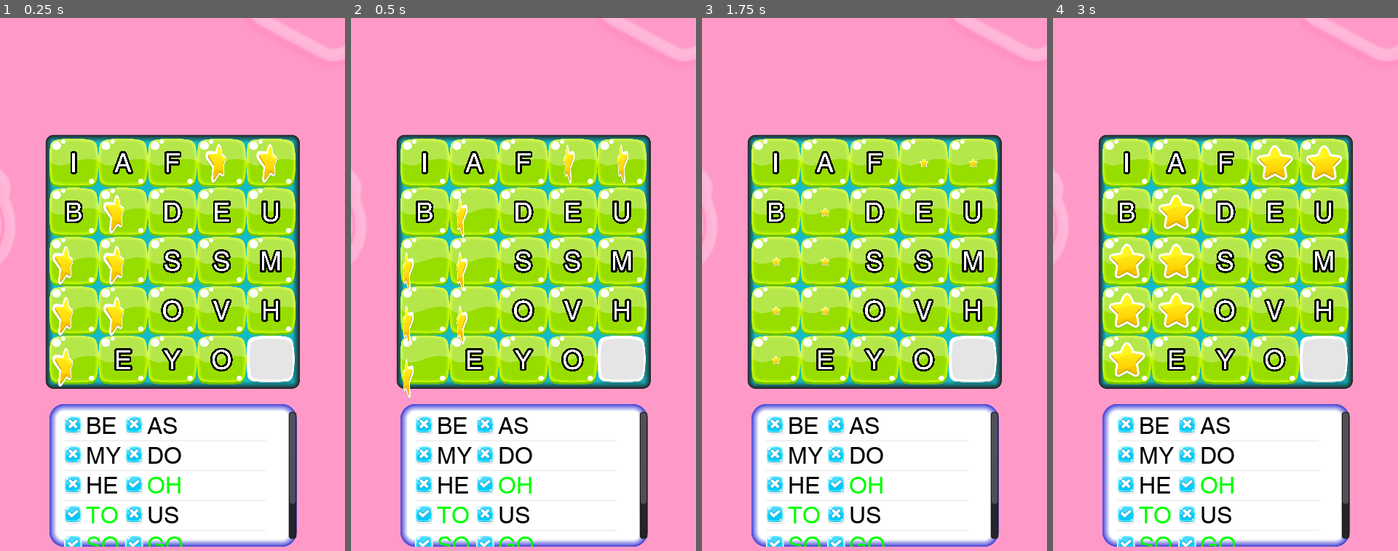
Above: before the commit, frames 1-4 (left to right).
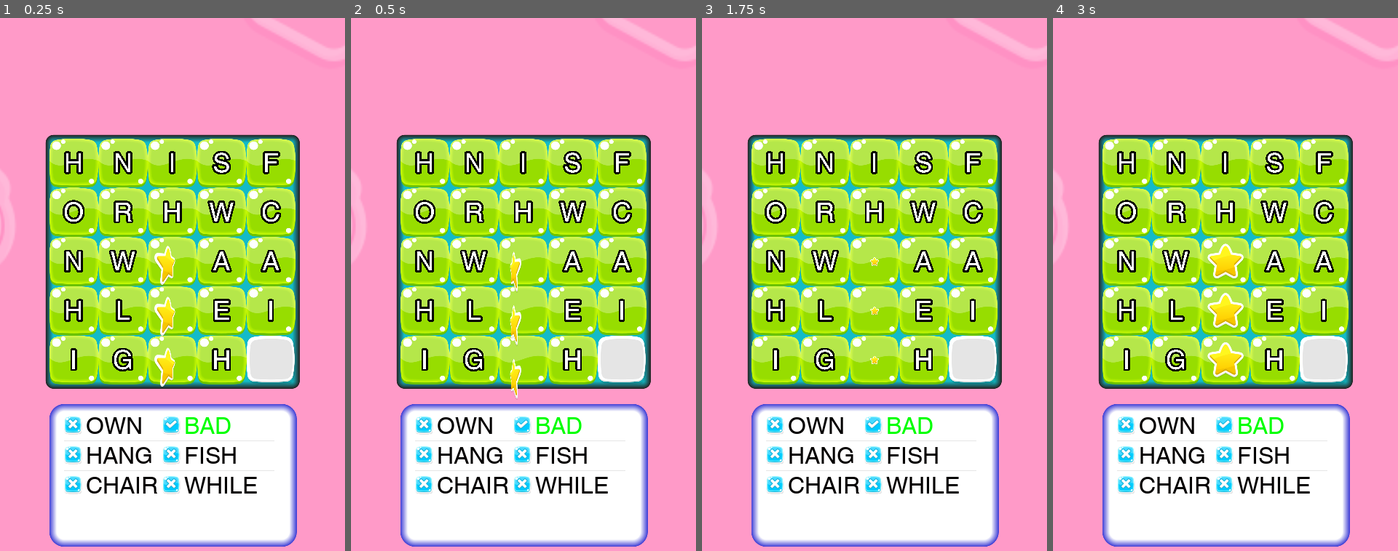
Above: after the commit, the same moments.

Repository: ahmetilgin/WordFinding
Game: Godot game, scene res://game.tscn
The game is run twice, just before and just after one commit, with the same random seed, the same clock (stepped at 60 frames per second) and the same inputs.
Inputs:
- Up to frame 1 (0.25 s): no input
- Up to frame 2 (0.5 s): no input
- Up to frame 3 (1.75 s): no input
- Up to frame 4 (3 s): no input

The runs differ from the first frame. In frame 1, 9.6% of the frame differs, in the area x 15-87%, y 23-100%; in frame 2, 9.0%; in frame 3, 7.8%; in frame 4, 11%, in the area x 16-87%, y 23-100%.

Commit message:
bir takım bişeyler

Diff:
--- a/Block.gd
+++ b/Block.gd
@@ -28,7 +28,6 @@
 	var global_position = get_parent().get_global_position()
 	if look_around_result != Globals.rotations.none:
 		get_tree().get_root().set_disable_input(true)
-
 		if look_around_result == Globals.rotations.up:
 			get_parent().set_global_position(global_position + Vector2(0, - Globals.cell_size * Globals.divition_ratio))
 		elif look_around_result == Globals.rotations.down:
@@ -38,8 +37,9 @@
 		elif look_around_result == Globals.rotations.left:
 			get_parent().set_global_position(global_position + Vector2(-Globals.cell_size * Globals.divition_ratio,0))
 		get_parent().get_node("MoveSound").play()
+		yield(get_tree().create_timer(0.05), "timeout")
+		get_tree().get_root().set_disable_input(false)
 		emit_signal("block_move")
-		get_tree().get_root().set_disable_input(false)
 	else:
 		if !get_tree().get_root().is_input_disabled():
 			emit_signal("all_block_move",global_position)
--- a/Block.tscn
+++ b/Block.tscn
@@ -80,6 +80,7 @@
 z_index = 1
 normal = ExtResource( 1 )
 pressed = ExtResource( 6 )
+passby_press = true
 script = ExtResource( 2 )
 
 [node name="Label" type="Label" parent="block_button"]
--- a/game.gd
+++ b/game.gd
@@ -134,7 +134,7 @@
 	var word_list_count_list = []
 
 	for	i in range(0,len(Globals.words)):
-		if(len(Globals.words[i]) <=  Globals.map_size and len(Globals.words[i]) == 2):
+		if(len(Globals.words[i]) <=  Globals.map_size):
 			var letter_count = len(Globals.words[i])
 			if !word_list_with_count.has(letter_count):
 				word_list_with_count[letter_count] = []
